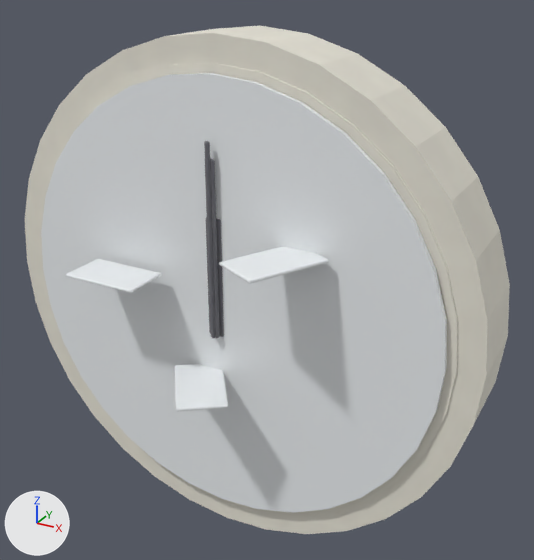
A saved change to the FBX model Assets/_Game/Art/Props/PRP_WallClock_Broken.fbx.
Before and after are seen from a camera (50 mm lens) standing at (0.22, -0.366, 0.197) and looking at (0.022, -0.006, 0.017). The lights are fixed; the arrows at lower left show +X, +Y and +Z. The older version comes first. Where no turn or scale is listed for an object, it has been applied to the vertices.

In view in the first picture: 'Clock_Body', 'Clock_Glass_Gone', 'Clock_Hand_H', 'Clock_Hand_M', 'Clock_Hand_S', 'Clock_Shard_01', 'Clock_Shard_02', 'Clock_Shard_03'.
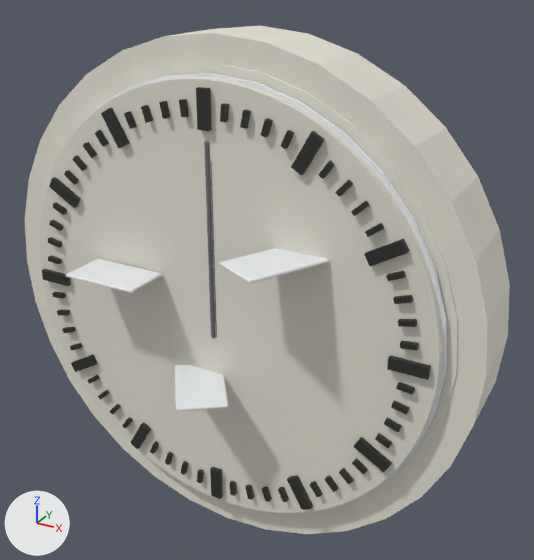
Edits to the scene script, one JSON object a line:
```json
{"op": "add", "block": "mat_mat_mv_ink", "code": ["mat_mat_mv_ink = principled_material('MAT_MV_Ink')", "mat_mat_mv_ink.base_color = (0.025, 0.025, 0.02)  # black #2c2c27", "mat_mat_mv_ink.roughness = 0.7"]}
{"op": "add", "block": "mat_mat_mv_clockface", "code": ["mat_mat_mv_clockface = principled_material('MAT_MV_ClockFace')", "mat_mat_mv_clockface.base_color = (0.77, 0.74, 0.65)  # light grey #e3dfd3", "mat_mat_mv_clockface.roughness = 0.85"]}
{"block": "me_cylinder", "where": "# used by ob_clock_body; location = (0.0, 0.0, 0.0)"}
{"op": "remove", "block": "me_cylinder", "code": "me_cylinder.from_pydata(...)  # 368 vertices, 212 faces; spans x -0.16..0.16, y -0.029..0.026, z -0.16..0.16"}
{"op": "add", "block": "me_cylinder", "code": "me_cylinder.from_pydata(...)  # 976 vertices, 638 faces; spans x -0.16..0.16, y -0.038..0.026, z -0.16..0.16"}
{"block": "me_cylinder", "change": "me_cylinder part 1: a new loose piece, a 64-sided cylinder along y spanning x -0.1376..0.1376, y -0.034..-0.03, z -0.1376..0.1376, in mat_mat_mv_clockface (light grey #e3dfd3)"}
{"block": "me_cylinder", "change": "me_cylinder part 2: a new loose piece, a box spanning x -0.0035..0.0035, y -0.0375..-0.0345, z 0.1115..0.1335, in mat_mat_mv_ink (black #2c2c27)"}
{"block": "me_cylinder", "change": "me_cylinder part 3: a new loose piece, a box spanning x 0.1115..0.1335, y -0.0375..-0.0345, z -0.0035..0.0035, in mat_mat_mv_ink (black #2c2c27)"}
{"block": "me_cylinder", "change": "me_cylinder part 4: a new loose piece, a box spanning x -0.0035..0.0035, y -0.0375..-0.0345, z -0.1335..-0.1115, in mat_mat_mv_ink (black #2c2c27)"}
{"block": "me_cylinder", "change": "me_cylinder part 5: a new loose piece, a box spanning x -0.1335..-0.1115, y -0.0375..-0.0345, z -0.0035..0.0035, in mat_mat_mv_ink (black #2c2c27)"}
{"block": "me_cylinder", "change": "me_cylinder part 6: 448 vertices added at x -0.126..0.126, y -0.038..-0.034, z -0.126..0.126"}
{"op": "add", "block": "me_cylinder", "code": "me_cylinder.materials.append(mat_mat_mv_clockface)  # light grey #e3dfd3"}
{"op": "add", "block": "me_cylinder", "code": "me_cylinder.materials.append(mat_mat_mv_ink)  # black #2c2c27"}
```

What differs and where, as boxes [x1, y1, x2, y2] in the pictures (534 x 560 px):
```json
{"part": 1, "of": "me_cylinder", "change": "added", "after": [40, 78, 442, 513]}
{"part": 2, "of": "me_cylinder", "change": "added", "after": [196, 87, 212, 131], "on screen": "black"}
{"part": 3, "of": "me_cylinder", "change": "added", "after": [387, 355, 431, 380], "on screen": "black"}
{"part": 4, "of": "me_cylinder", "change": "added", "after": [210, 467, 223, 499]}
{"part": 5, "of": "me_cylinder", "change": "added", "after": [42, 269, 71, 286]}
{"part": 6, "of": "me_cylinder", "change": "added", "after": [48, 99, 419, 510]}
{"object": "Clock_Glass_Gone", "change": "unchanged, covered by the edit", "before": [41, 73, 447, 513], "after": [70, 73, 447, 509]}
```
